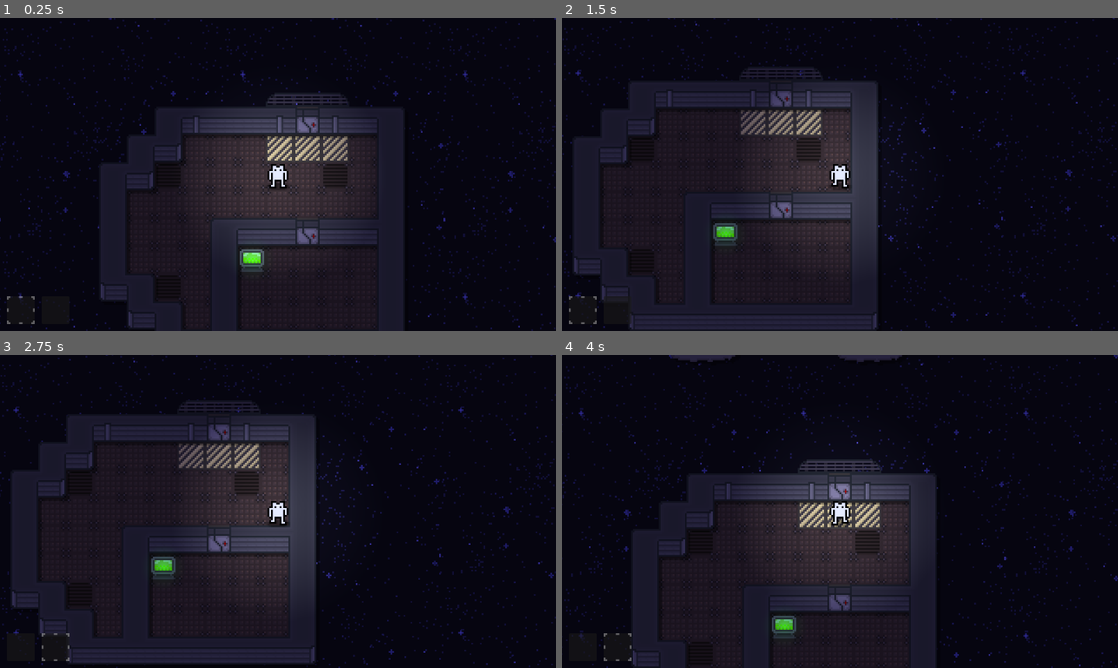
Above: before the commit, frames 1-4 (two rows, left to right).
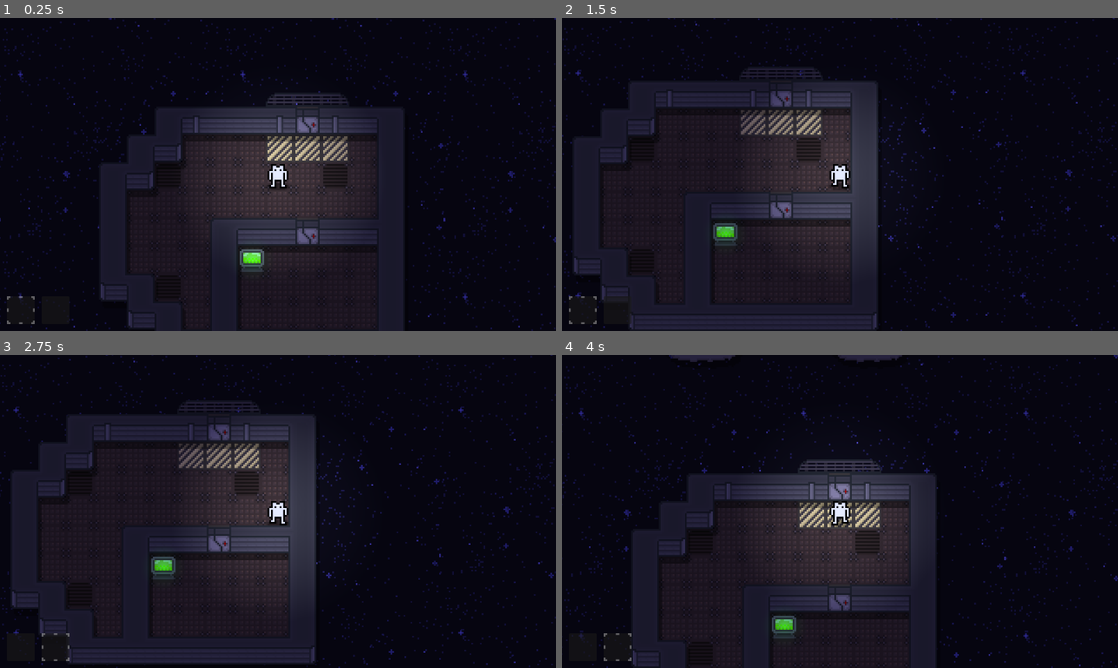
Above: after the commit, the same moments.

Repository: feather204/space-game
Game: Godot game, scene res://scenes/main.tscn
Two runs of this game, one before a commit and one after it. Both use one fixed random seed, a clock stepped at 60 frames per second and the inputs below.
Inputs (mouse positions are in pixels of both pictures, inside the frame that each line leads up to):
- Up to frame 1 (0.25 s): no input
- Up to frame 2 (1.5 s): tap Enter at 0.5 s; move the mouse to (962, 158) at 0.52 s; hold D (right) 0.53-1.28 s; hold Q (drop) 0.53-1.28 s; click (962, 158) at 0.67 s; move the mouse to (728, 190) at 1.27 s; hold S (down) from 1.28 s (still down); tap Q (drop) at 1.35 s
- Up to frame 3 (2.75 s): tap Space at 2 s; move the mouse to (333, 442) at 2.02 s; release S (down) at 2.03 s; hold D (right) from 2.03 s (still down); hold X (swap) from 2.03 s (still down); tap Q (drop) at 2.3 s
- Up to frame 4 (4 s): move the mouse to (812, 574) at 2.77 s; release D (right) at 2.78 s; release X (swap) at 2.78 s; hold W (up) 2.78-3.53 s; tap Q (drop) at 2.85 s; click (812, 574) at 2.92 s; move the mouse to (1006, 558) at 3.52 s; hold A (left) from 3.53 s (still down); hold Q (drop) from 3.53 s (still down)

The runs differ from the first frame. In frame 1, 0.1% of the frame differs, in the area x 48-63%, y 38-40%; in frame 2, less than 0.1%; in frame 3, less than 0.1%; in frame 4, 0.1%.

Commit message:
Added single/stack dropping

Diff:
--- a/project.godot
+++ b/project.godot
@@ -13,6 +13,8 @@
 config/name="space game"
 run/main_scene="uid://d4khh6apqdspv"
 config/features=PackedStringArray("4.6", "GL Compatibility")
+boot_splash/bg_color=Color(0, 0, 0, 1)
+boot_splash/show_image=false
 
 [display]
 
@@ -68,6 +70,11 @@
 "events": [Object(InputEventKey,"resource_local_to_scene":false,"resource_name":"","device":-1,"window_id":0,"alt_press …(192 unchanged characters)…
 ]
 }
+drop_all={
+"deadzone": 0.2,
+"events": [Object(InputEventKey,"resource_local_to_scene":false,"resource_name":"","device":-1,"window_id":0,"alt_pressed":false,"shift_pressed":true,"ctrl_pressed":false,"meta_pressed":false,"pressed":false,"keycode":0,"physical_keycode":81,"key_label":0,"unicode":81,"location":0,"echo":false,"script":null)
+]
+}
 
 [physics]
 
--- a/scenes/inventory_slot.tscn
+++ b/scenes/inventory_slot.tscn
@@ -7,6 +7,8 @@
 [sub_resource type="LabelSettings" id="LabelSettings_hddt5"]
 font = ExtResource("2_bxqf6")
 font_size = 24
+outline_size = 8
+outline_color = Color(0, 0, 0, 1)
 
 [node name="inventory_slot" type="Control" unique_id=179146734 groups=["inventory_slot"]]
 layout_mode = 3
--- a/scenes/main.tscn
+++ b/scenes/main.tscn
@@ -33,7 +33,7 @@
 script = ExtResource("3_ya4ey")
 
 [node name="World" type="TileMapLayer" parent="MapManager" unique_id=321090944]
-z_index = 1
+z_index = 10
 tile_map_data = PackedByteArray("AAAfABQAAAADAAAAAAAjABgAAAADAAAAAAAiABgAAAAAAAUAAAAhABgAAAADAAAAAAAgABgAAAADAAAAAAAfAB …(2128 unchanged characters)…
 tile_set = ExtResource("2_0wfyh")
 
--- a/scenes/player.tscn
+++ b/scenes/player.tscn
@@ -98,7 +98,7 @@
 }]
 
 [node name="Player" type="CharacterBody2D" unique_id=1917443573 groups=["player"]]
-z_index = 3
+z_index = 5
 script = ExtResource("1_onrkg")
 
 [node name="CollisionShape2D" type="CollisionShape2D" parent="." unique_id=1600434636]
@@ -121,4 +121,4 @@
 [node name="AnimatedSprite2D" type="AnimatedSprite2D" parent="." unique_id=42533763]
 sprite_frames = SubResource("SpriteFrames_tuyoq")
 animation = &"space"
-frame_progress = 0.43948898
+frame_progress = 0.599526
--- a/scripts/dropped_item.gd
+++ b/scripts/dropped_item.gd
@@ -28,7 +28,10 @@
 			return
 
 func update_display():
-	$Quantity.text = str(quantity)
+	if quantity != 1:
+		$Quantity.text = str(quantity)
+	else:
+		$Quantity.text = ""
 	if item != null:
 		$Sprite2D.texture = item_data.items[item]["image"]
 		display_name = item_data.items[item]["name"]
--- a/scripts/inventory.gd
+++ b/scripts/inventory.gd
@@ -18,3 +18,7 @@
 	if event.is_action_pressed("drop"):
 		var slot = get_child(selected_slot)
 		slot.drop_item(interaction_manager.hovered_tile)
+
+	if event.is_action_pressed("drop_all"):
+		var slot = get_child(selected_slot)
+		slot.drop_all(interaction_manager.hovered_tile)
--- a/scripts/inventory_slot.gd
+++ b/scripts/inventory_slot.gd
@@ -41,15 +41,35 @@
 		for dropped_item in get_tree().get_nodes_in_group("dropped_item"):
 			if dropped_item.tile_position == tile_pos:
 				if dropped_item.item == item:
+					dropped_item.quantity += 1
+					dropped_item.update_display()
+					quantity -= 1
+					update_display()
+				return
+
+		var dropped_item = preload("res://scenes/dropped_item.tscn").instantiate()
+		dropped_item.set_item(item, 1)
+		dropped_item.tile_position = tile_pos
+
+		world.add_child(dropped_item)
+		dropped_item.position = world.map_to_local(tile_pos)
+
+		quantity -= 1
+		update_display()
+
+func drop_all(tile_pos):
+	if item != null:
+		for dropped_item in get_tree().get_nodes_in_group("dropped_item"):
+			if dropped_item.tile_position == tile_pos:
+				if dropped_item.item == item:
 					dropped_item.quantity += quantity
 					dropped_item.update_display()
 					clear_slot()
 				return
 
 		var dropped_item = preload("res://scenes/dropped_item.tscn").instantiate()
-		dropped_item.set_item(item, quantity)
+		dropped_item.set_item(item, 1)
 		dropped_item.tile_position = tile_pos
-
 		world.add_child(dropped_item)
 		dropped_item.position = world.map_to_local(tile_pos)
 
--- a/scripts/map_manager.gd
+++ b/scripts/map_manager.gd
@@ -5,7 +5,7 @@
 @onready var shadows = $"../MapManager/Shadow"
 
 func _ready():
-	shadows.position = Vector2(2, 2)
+	shadows.position = Vector2(2, 4)
 	for tile_pos in world.get_used_cells():
 		var source_id = world.get_cell_source_id(tile_pos)
 		var atlas_coords = world.get_cell_atlas_coords(tile_pos)
